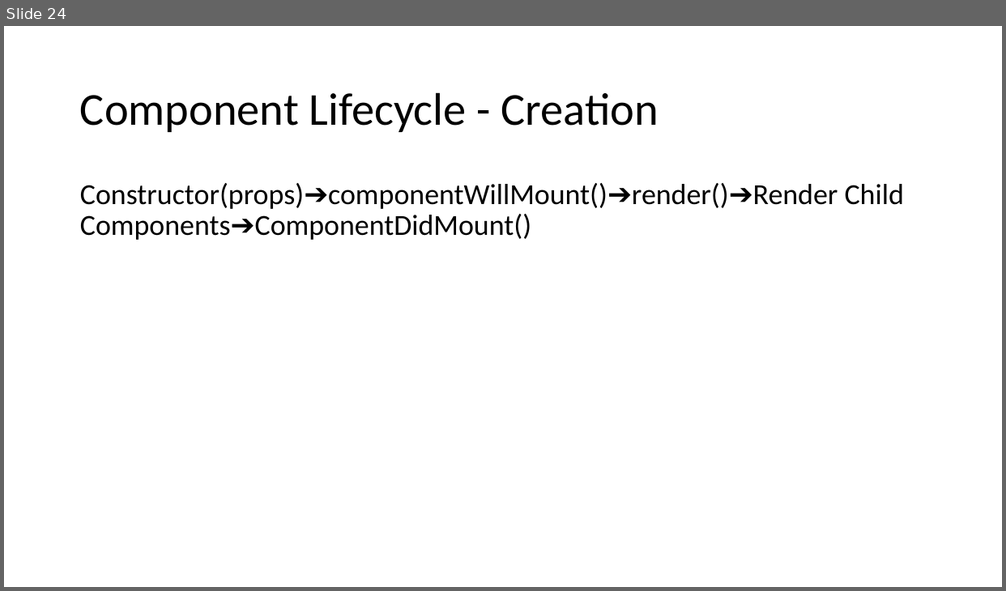
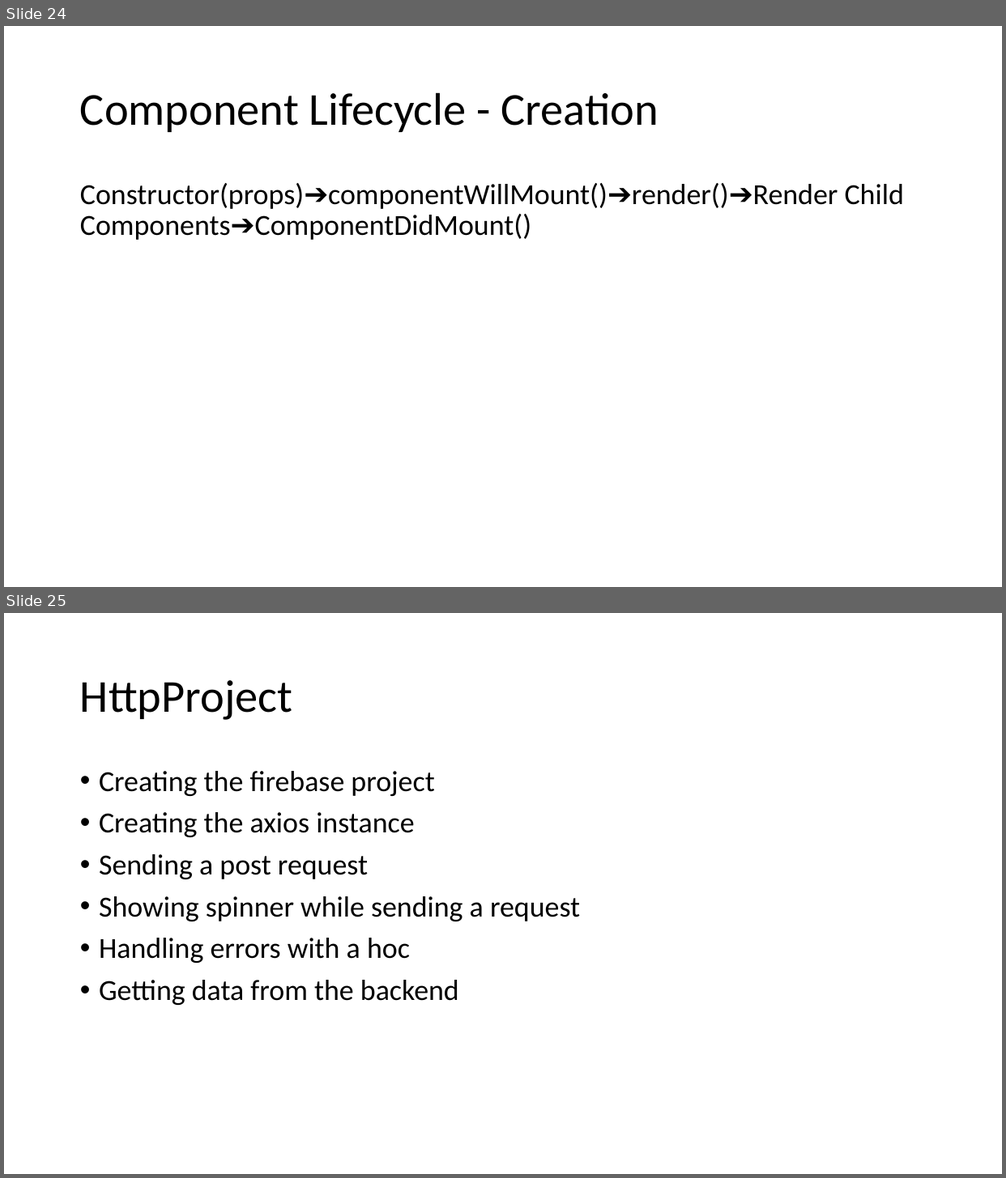
Before and after one commit to PiyushChaturvedii/batch03, a slide deck: Create-react-app.pptx. Shown one above the other, each under a label of ours: slide 24 before the commit, slides 24 and 25 after it. The pictures are 1006x591 and 1006x1178 pixels, drawn with LibreOffice and Linux fonts; fonts in the diff are those of the drawing. Boxes give left, top, right and bottom in pixels: in the first picture for what was removed or moved away, otherwise in the second. Text is boxed around its words. In the diff, an @@ line names an element or a change of style, - is before the commit and + after.

Commit message:
httpsProject

```diff
--- a/Create-react-app.pptx
+++ b/Create-react-app.pptx
@@ slide 25 added at [4, 613, 1002, 1174], background #FFFFFF @@
@@ title added at [80, 680, 292, 720], 44 pt, text #000000 @@
+HttpProject
@@ text added at [99, 771, 580, 1005], 28 pt, text #000000 @@
+• Creating the firebase project
+• Creating the axios instance
+• Sending a post request
+• Showing spinner while sending a request
+• Handling errors with a hoc
+• Getting data from the backend
```
Also in this commit, not shown: 52 other files.
